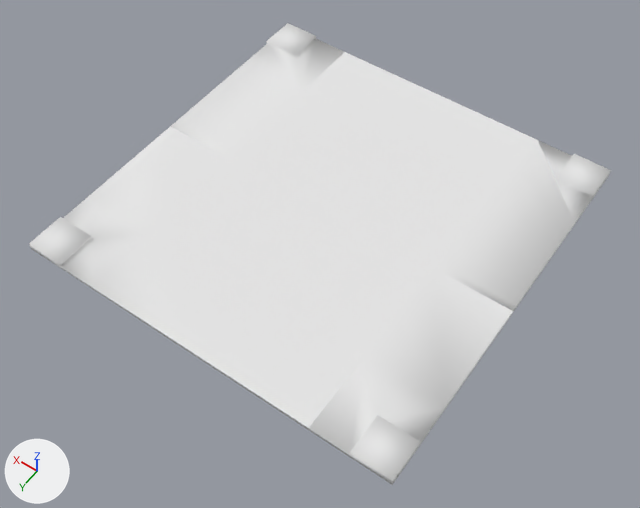
An edit to the OBJ model assets/models/builtin/outdoor/roads/outdoor_roads_crossroad/model.obj, drawn before and after from the same camera.
Before and after are seen from a 50 mm lens placed at (-0.797, 1.156, 1.627), pointed at (-0.031, 0.084, -0.058). Arrows for +X, +Y and +Z are at lower left; the lights stay in place. The first picture is the older version. Where no turn or scale is listed for an object, it has been applied to the vertices.

In view in the first picture: 'model'.
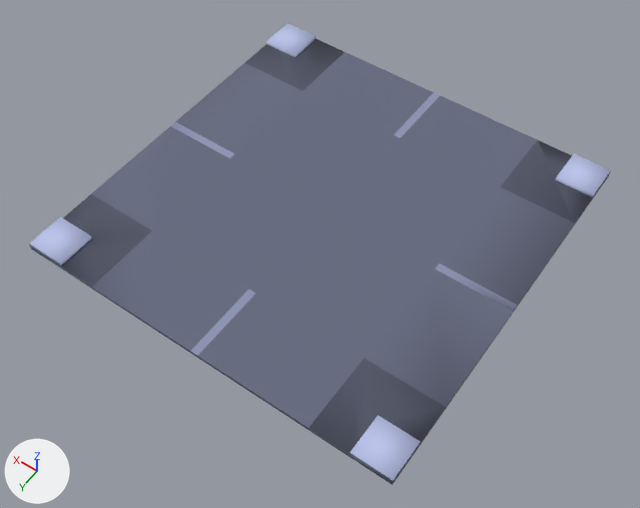
Where the change shows, as pixel boxes (x1, y1, x2, y2) in the pictures (640 x 508 px):
'model', surface changed (white to blue)
    both: (29, 23, 611, 485)

Edits to the bpy script that builds the scene:
```text
Add img_colormap_png:
    img_colormap_png = load_image('colormap.png', 'Textures/colormap.png', 512, 512, 'sRGB')
Change mat_colormap:
    remove mat_colormap.base_color = (0.8, 0.8, 0.8)  # white #e7e7e7
    add mat_colormap.texture = img_colormap_png
```
